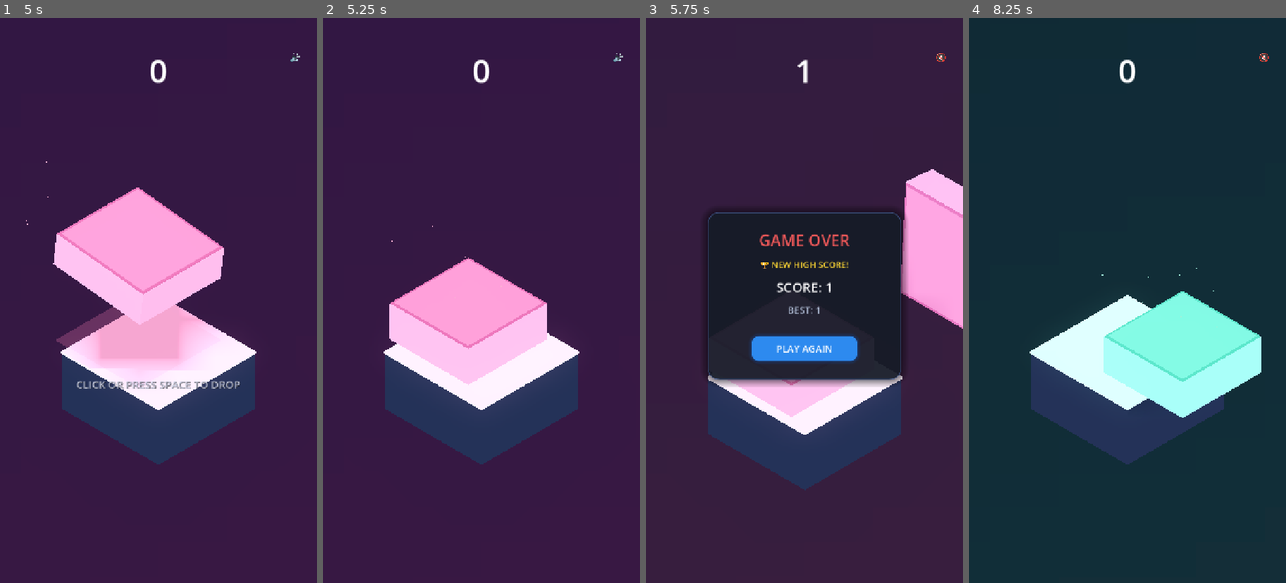
Above: before the commit, frames 1-4 (left to right).
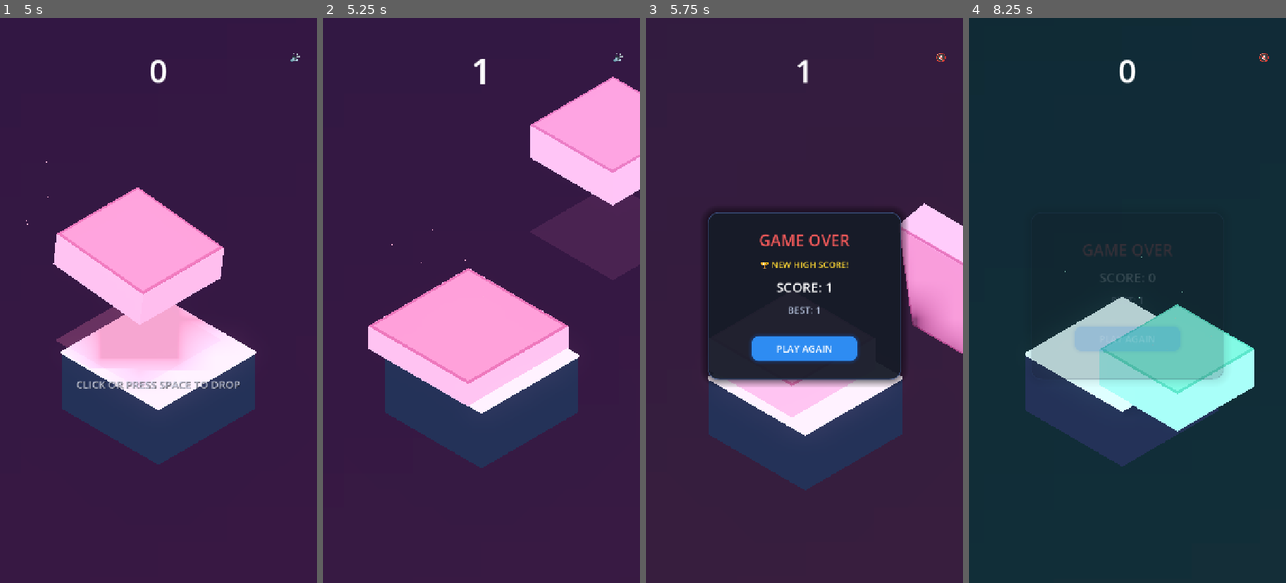
Above: after the commit, the same moments.

Repository: AakashJ91/stack
Game: Godot game, scene res://scenes/main.tscn
Same seed, same stepped clock (60 frames per second), same inputs: the game is played once before the commit and once after it.
Inputs (mouse positions are in pixels of both pictures, inside the frame that each line leads up to):
- Up to frame 1 (5 s): click "🔊" at 0.5 s; click "🔇" at 1.25 s; click "🔊" at 2 s; click "🔇" at 2.75 s; click "🔊" at 3.5 s; click "🔇" at 4.25 s
- Up to frame 2 (5.25 s): tap Space at 5 s; move the mouse to (551, 272) at 5.02 s; tap M at 5.1 s; click (551, 272) at 5.17 s
- Up to frame 3 (5.75 s): tap Space at 5.27 s
- Up to frame 4 (8.25 s): click "PLAY AGAIN" at 5.75 s; tap Space at 6.5, 8 s; drag from (1064, 328) to (1111, 413) at 6.52 s; click "PLAY AGAIN" at 7.25 s; move the mouse to (1159, 176) at 8.02 s; tap Enter at 8.1 s; click (1159, 176) at 8.17 s

Frame 1 is identical in both runs. In frame 2, 13% of the frame differs, in the area x 14-100%, y 7-80%; in frame 3, 3.5%; in frame 4, 9.9%.

Commit message:
track cube view

Diff:
--- a/scripts/box.gd
+++ b/scripts/box.gd
@@ -6,7 +6,7 @@
 var state: BoxState = BoxState.ATTACHED
 var box_size: Vector3 = Vector3(2.4, 0.8, 2.4)
 var velocity: Vector3 = Vector3.ZERO
-var gravity: float = 38.0
+var gravity: float = 52.0
 
 # Target landing height (y coordinate of top face of the box below)
 var target_landing_y: float = 0.0
@@ -272,7 +272,7 @@
 			if global_position.y < -15.0:
 				queue_free()
 
-func settle(is_perfect: bool) -> void:
+func settle(is_perfect: bool, overhang_ratio: float = 0.0, overhang_dir: Vector3 = Vector3.ZERO) -> void:
 	state = BoxState.LANDED
 	velocity = Vector3.ZERO
 	if is_instance_valid(tilt_root):
@@ -286,44 +286,58 @@
 	# Spawn outward radial particle burst on contact plane
 	_spawn_impact_particles(is_perfect)
 
+	# Near-miss dramatic edge wobble before stabilizing
+	if overhang_ratio > 0.45 and overhang_dir.length_squared() > 0.001 and is_instance_valid(tilt_root):
+		var tilt_axis = overhang_dir.cross(Vector3.UP).normalized()
+		var wobble_angle = deg_to_rad(5.5 * clamp(overhang_ratio, 0.45, 1.0))
+		tilt_root.rotate(tilt_axis, wobble_angle)
+		var wobble_tw = create_tween().set_trans(Tween.TRANS_ELASTIC).set_ease(Tween.EASE_OUT)
+		wobble_tw.tween_property(tilt_root, "rotation", Vector3.ZERO, 0.35)
+
 	# Juicy multi-stage elastic squash & stretch spring
 	if settle_tween:
 		settle_tween.kill()
 	settle_tween = create_tween()
 
-	var squash_scale = Vector3(1.26, 0.62, 1.26) if not is_perfect else Vector3(1.34, 0.54, 1.34)
-	var stretch_scale = Vector3(0.88, 1.18, 0.88) if not is_perfect else Vector3(0.84, 1.24, 0.84)
+	var squash_scale = Vector3(1.28, 0.58, 1.28) if not is_perfect else Vector3(1.36, 0.50, 1.36)
+	var stretch_scale = Vector3(0.86, 1.20, 0.86) if not is_perfect else Vector3(0.82, 1.28, 0.82)
 	var bounce_scale = Vector3(1.05, 0.96, 1.05)
 
 	# Stage 1: Fast juicy pancake squash onto surface (anchored at bottom)
 	settle_tween.set_trans(Tween.TRANS_QUAD).set_ease(Tween.EASE_OUT)
-	settle_tween.tween_property(squash_root, "scale", squash_scale, 0.07)
+	settle_tween.tween_property(squash_root, "scale", squash_scale, 0.06)
 
 	# Stage 2: Energetic spring rebound stretch
 	settle_tween.chain().set_trans(Tween.TRANS_BACK).set_ease(Tween.EASE_OUT)
-	settle_tween.tween_property(squash_root, "scale", stretch_scale, 0.11)
+	settle_tween.tween_property(squash_root, "scale", stretch_scale, 0.10)
 
 	# Stage 3: Second micro-wobble
 	settle_tween.chain().set_trans(Tween.TRANS_SINE).set_ease(Tween.EASE_OUT)
-	settle_tween.tween_property(squash_root, "scale", bounce_scale, 0.08)
+	settle_tween.tween_property(squash_root, "scale", bounce_scale, 0.07)
 
 	# Stage 4: Settle to rest
-	settle_tween.chain().tween_property(squash_root, "scale", Vector3.ONE, 0.07)
+	settle_tween.chain().tween_property(squash_root, "scale", Vector3.ONE, 0.06)
 
 	if is_perfect:
 		_play_perfect_flash()
 	else:
 		_play_land_flash()
 
-func absorb_impact() -> void:
-	# Called on previous box when a new box lands on top
+func absorb_impact(depth: int = 1) -> void:
+	# Called on previous box(es) when a new box lands on top
 	if state != BoxState.LANDED or not is_instance_valid(squash_root):
 		return
 	if absorb_tween:
 		absorb_tween.kill()
+
+	# Cascading accordion spring: intensity diminishes down the stack
+	var intensity = pow(0.62, float(depth - 1))
+	var squash_y = 1.0 - (0.12 * intensity)
+	var expand_xz = 1.0 + (0.07 * intensity)
+
 	absorb_tween = create_tween()
 	absorb_tween.set_trans(Tween.TRANS_QUAD).set_ease(Tween.EASE_OUT)
-	absorb_tween.tween_property(squash_root, "scale", Vector3(1.06, 0.92, 1.06), 0.06)
+	absorb_tween.tween_property(squash_root, "scale", Vector3(expand_xz, squash_y, expand_xz), 0.05 + float(depth) * 0.012)
 	absorb_tween.chain().set_trans(Tween.TRANS_BACK).set_ease(Tween.EASE_OUT)
 	absorb_tween.tween_property(squash_root, "scale", Vector3.ONE, 0.12)
 
--- a/scripts/cube_slider.gd
+++ b/scripts/cube_slider.gd
@@ -14,6 +14,8 @@
 var current_top_y: float = 0.0
 var current_box: Node3D = null
 var is_active: bool = true
+
+var was_aligned: bool = false
 
 # 0 = X-axis (left-right in 3D), 1 = Z-axis (front-back in 3D)
 var current_axis: int = 0
@@ -44,6 +46,7 @@
 	current_top_y = top_y
 	current_target_center = target_center
 	current_axis = axis_index % 2
+	was_aligned = false
 
 	if current_axis == 0:
 		current_slide_dir = Vector3(1, 0, 0)
@@ -57,6 +60,7 @@
 func attach_box(box: Node3D) -> void:
 	current_box = box
 	box.state = box.BoxState.ATTACHED
+	was_aligned = false
 	guide_mesh_instance.visible = true
 
 func _process(delta: float) -> void:
@@ -77,7 +81,14 @@
 	slide_pos.y = box_y
 
 	var dist_to_target = Vector2(slide_pos.x - current_target_center.x, slide_pos.z - current_target_center.z).length()
-	var is_aligned = dist_to_target <= 0.32
+	var is_aligned = dist_to_target <= 0.22
+
+	# Tactile rhythmic tick when crossing perfect center
+	if is_aligned and not was_aligned:
+		var snd = get_node_or_null("../SoundEffects")
+		if is_instance_valid(snd) and snd.has_method("play_align_tick"):
+			snd.play_align_tick()
+	was_aligned = is_aligned
 
 	if is_instance_valid(current_box) and current_box.state == current_box.BoxState.ATTACHED:
 		current_box.global_position = slide_pos
@@ -96,9 +107,9 @@
 			var base_c = current_box.box_color if "box_color" in current_box else Color(1.0, 0.9, 0.4)
 
 			if is_aligned:
-				# Locked on: pulse subtly with matching cube pastel color
-				var pulse_alpha = 0.25 + (sin(current_time * 12.0) * 0.08)
-				guide_material.albedo_color = Color(base_c.r, base_c.g, base_c.b, pulse_alpha)
+				# Sweet-spot lock-on: luminous pulse
+				var pulse = 0.32 + (sin(current_time * 14.0) * 0.10)
+				guide_material.albedo_color = Color(1.0, 0.96, 0.72, pulse)
 			else:
 				var alpha = 0.08 + (proximity * 0.16)
 				guide_material.albedo_color = Color(base_c.r, base_c.g, base_c.b, alpha)
--- a/scripts/sound_effects.gd
+++ b/scripts/sound_effects.gd
@@ -8,8 +8,11 @@
 var perfect_player: AudioStreamPlayer
 var game_over_player: AudioStreamPlayer
 var click_player: AudioStreamPlayer
+var align_player: AudioStreamPlayer
+var milestone_player: AudioStreamPlayer
 
 var is_muted: bool = false
+var align_tick_stream: AudioStreamWAV = null
 
 # Musical scale for ascending combo chimes (Pentatonic Major scale: C5, D5, E5, G5, A5, C6, D6, E6)
 const COMBO_FREQUENCIES = [523.25, 587.33, 659.25, 783.99, 880.00, 1046.50, 1174.66, 1318.51, 1567.98]
@@ -20,6 +23,10 @@
 	perfect_player = _create_player()
 	game_over_player = _create_player()
 	click_player = _create_player()
+	align_player = _create_player()
+	milestone_player = _create_player()
+
+	align_tick_stream = _generate_tone_sweep(1800.0, 1200.0, 0.022, 0.16, "sine")
 
 func _create_player() -> AudioStreamPlayer:
 	var p = AudioStreamPlayer.new()
@@ -31,15 +38,22 @@
 	is_muted = !is_muted
 	return is_muted
 
+func play_align_tick() -> void:
+	if is_muted: return
+	if align_tick_stream:
+		align_player.stream = align_tick_stream
+		align_player.play()
+
 func play_drop() -> void:
 	if is_muted: return
-	var stream = _generate_tone_sweep(480.0, 220.0, 0.12, 0.35, "sine")
+	var stream = _generate_tone_sweep(520.0, 180.0, 0.10, 0.42, "sine")
 	drop_player.stream = stream
 	drop_player.play()
 
 func play_land() -> void:
 	if is_muted: return
-	var stream = _generate_tone_sweep(240.0, 90.0, 0.14, 0.5, "triangle")
+	# Satisfying physical thump with deep body resonance
+	var stream = _generate_tone_sweep(280.0, 70.0, 0.11, 0.65, "triangle")
 	land_player.stream = stream
 	land_player.play()
 
@@ -47,9 +61,15 @@
 	if is_muted: return
 	var idx = clamp(combo - 1, 0, COMBO_FREQUENCIES.size() - 1)
 	var freq = COMBO_FREQUENCIES[idx]
-	var stream = _generate_bell_chime(freq, 0.35, 0.6)
+	var stream = _generate_bell_chime(freq, 0.38, 0.65)
 	perfect_player.stream = stream
 	perfect_player.play()
+
+func play_milestone() -> void:
+	if is_muted: return
+	var stream = _generate_milestone_fanfare()
+	milestone_player.stream = stream
+	milestone_player.play()
 
 func play_game_over() -> void:
 	if is_muted: return
@@ -153,3 +173,30 @@
 	wav.stereo = false
 	wav.data = data
 	return wav
+
+func _generate_milestone_fanfare() -> AudioStreamWAV:
+	var sample_rate: int = 22050
+	var duration: float = 0.52
+	var num_samples: int = int(sample_rate * duration)
+	var data: PackedByteArray = PackedByteArray()
+	data.resize(num_samples * 2)
+
+	var freqs = [523.25, 659.25, 783.99, 1046.50] # C5, E5, G5, C6
+	var seg: int = int(num_samples / freqs.size())
+	var phase: float = 0.0
+
+	for i in range(num_samples):
+		var note_idx: int = min(int(i / seg), freqs.size() - 1)
+		var freq: float = freqs[note_idx]
+		var t_note: float = float(i % seg) / float(seg)
+		var env: float = exp(-4.0 * t_note)
+		phase = fmod(phase + freq / float(sample_rate), 1.0)
+		var val: float = sin(phase * TAU) * env * 0.55
+		data.encode_s16(i * 2, int(clamp(val * 32767.0, -32768.0, 32767.0)))
+
+	var wav = AudioStreamWAV.new()
+	wav.format = AudioStreamWAV.FORMAT_16_BITS
+	wav.mix_rate = sample_rate
+	wav.stereo = false
+	wav.data = data
+	return wav
